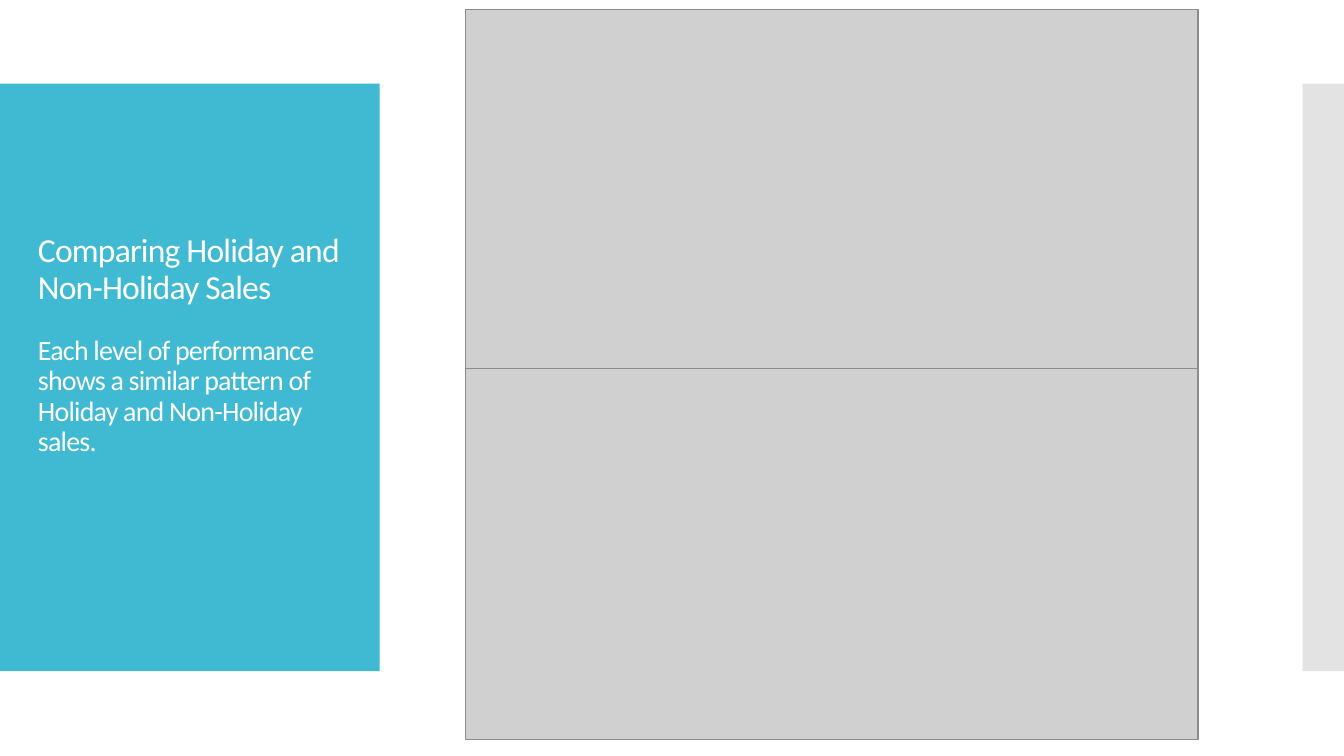
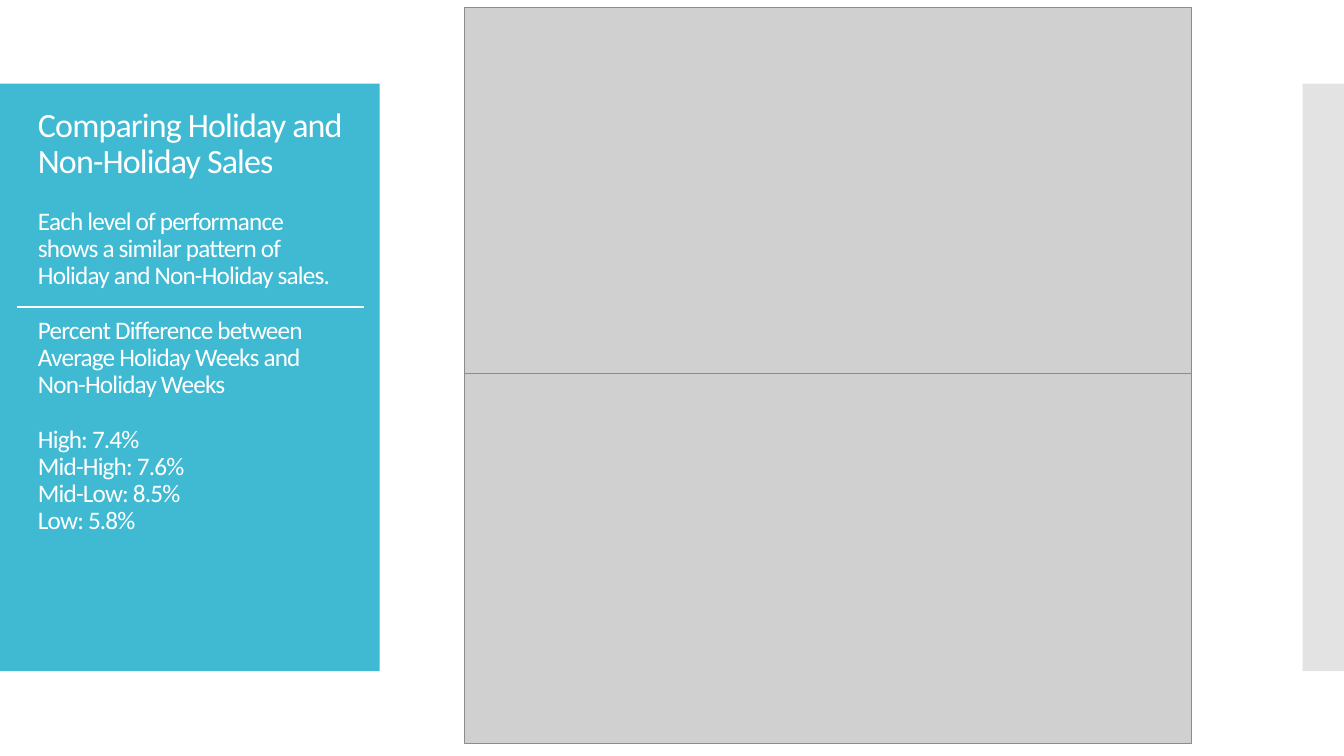
Before and after one commit to mleggett25/Walmart-Sales-Analysis, a slide deck: slide 11 of Walmart Sales Analysis.pptx. Drawn at 1344x756 pixels with LibreOffice and Linux fonts; fonts in the diff are those of the drawing; grey boxes stand for pictures. Boxes give left, top, right and bottom in pixels: in the first picture for what was removed or moved away, otherwise in the second. Text is boxed around its words. In the diff, an @@ line names an element or a change of style, - is before the commit and + after.

```diff
--- a/Walmart Sales Analysis.pptx
+++ b/Walmart Sales Analysis.pptx
@@ picture: place and size @@
-picture at (466, 9, 1198, 377)
+picture at (465, 8, 1192, 374)
@@ title at (38, 113, 342, 529): text changed; size 20 to 18 pt @@
-Comparing Holiday and Non-Holiday Sales
-Each level of performance shows a similar pattern of Holiday and Non-Holiday sales.
+Comparing Holiday and Non-Holiday Sales
+Each level of performance shows a similar pattern of Holiday and Non-Holiday sales.
+Percent Difference between Average Holiday Weeks and Non-Holiday Weeks
+High: 7.4%
+Mid-High: 7.6%
+Mid-Low: 8.5%
+Low: 5.8%
@@ line added from (17, 308) to (364, 308), #40BAD2 0.75 pt @@
@@ line added from (17, 308) to (364, 308), #FFFFFF 0.75 pt @@
@@ picture: place and size @@
-picture at (466, 368, 1198, 739)
+picture at (465, 374, 1192, 744)
```
Also in this commit, not shown: 15 other slides changed, 1 slide added, 6 other files.
